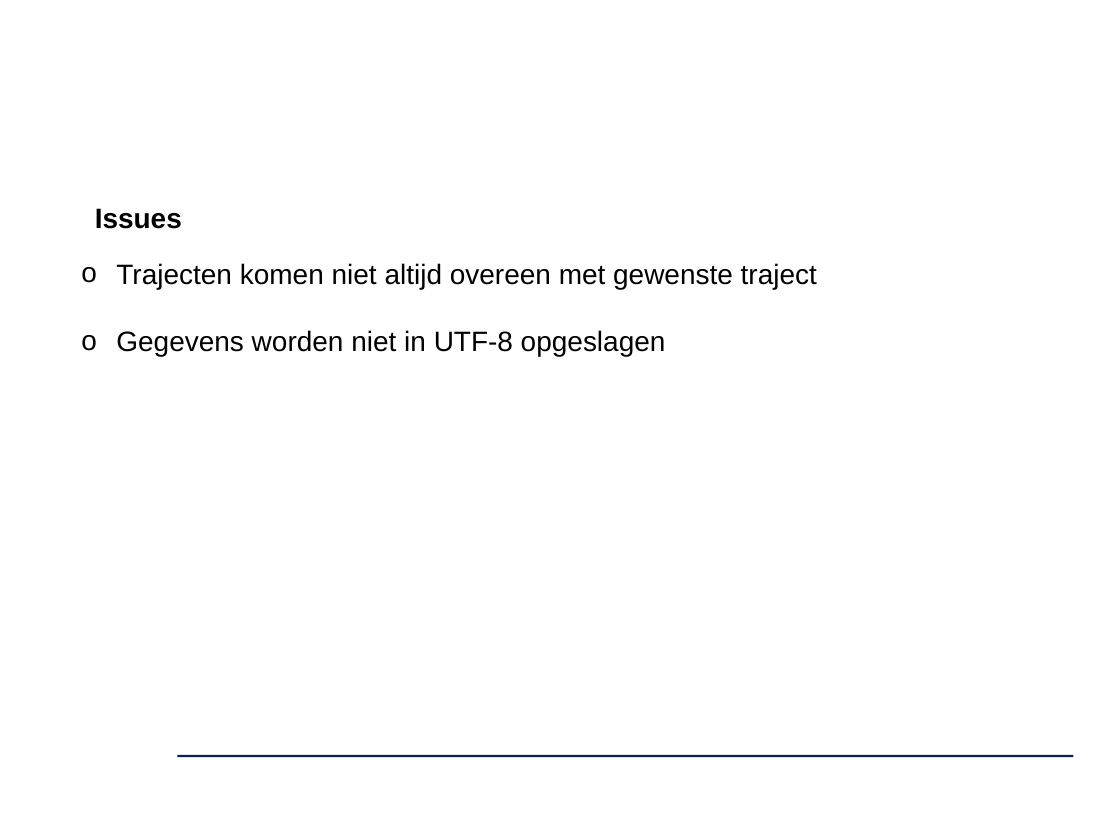
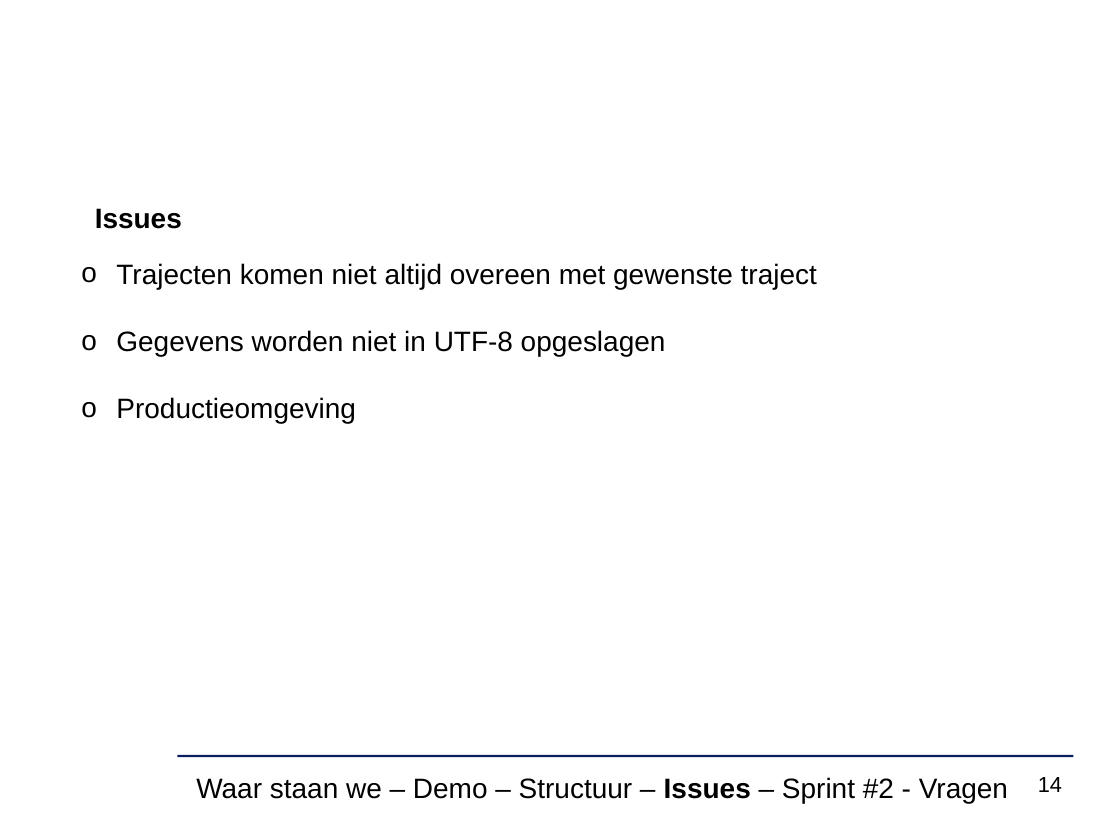
Before and after one commit to ghentlivinglab/Traffic-Travel-Time-Analyzer-4, a slide deck: slide 14 of Analyse/sprint1presentatie.pptx (slide 11 before the commit). Drawn at 1120x840 pixels with LibreOffice and Linux fonts; fonts in the diff are those of the drawing; background and template pictures are left out. Boxes give left, top, right and bottom in pixels: in the first picture for what was removed or moved away, otherwise in the second. Text is boxed around its words. In the diff, an @@ line names an element or a change of style, - is before the commit and + after.

Commit message:
update presentatie sprint 1

```diff
--- a/Analyse/sprint1presentatie.pptx
+++ b/Analyse/sprint1presentatie.pptx
@@ text at <box>116,397,356,423</box>: paragraph added @@
+o Productieomgeving
@@ text added at <box>196,777,1008,803</box>, 18 pt, text #000000 @@
+Waar staan we – Demo – Structuur – Issues – Sprint #2 - Vragen
@@ page number added at <box>1038,777,1062,792</box>, 14 pt, text #000000 @@
+14
```
Also in this commit, not shown: 11 other slides changed, 7 slides added, 3 slides removed.
